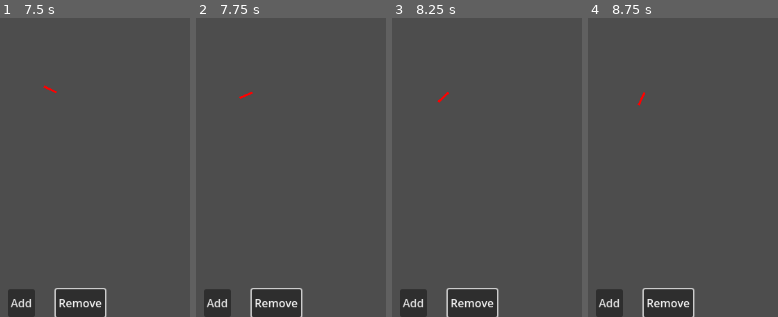
Above: before the commit, frames 1-4 (left to right).
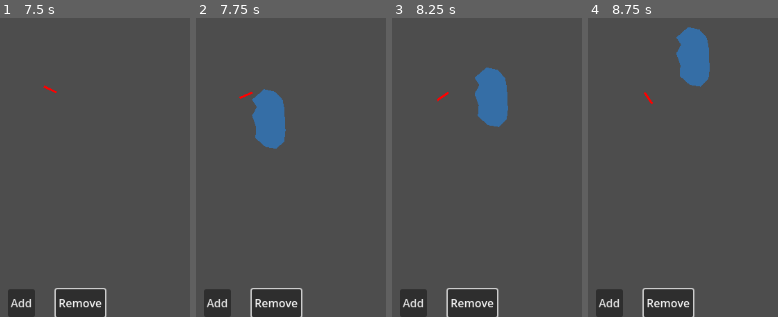
Above: after the commit, the same moments.

Repository: Steaf23/GMTK-2025
Game: Godot game, scene res://world.tscn
Two runs of this game, one before a commit and one after it. Both use one fixed random seed, a clock stepped at 60 frames per second and the inputs below.
Inputs (mouse positions are in pixels of both pictures, inside the frame that each line leads up to):
- Up to frame 1 (7.5 s): click "Add" at 0.5 s; click "Remove" at 1.25 s; click "Add" at 2 s; click "Remove" at 2.75 s; click "Add" at 3.5 s; click "Remove" at 4.25 s; tap Enter at 5, 7.25 s; move the mouse to (outside the picture) at 5.02 s; move the mouse to (outside the picture) at 5.77 s; tap Space at 6.5 s; move the mouse to (outside the picture) at 6.52 s; move the mouse to (17, 182) at 7.27 s
- Up to frame 2 (7.75 s): no input
- Up to frame 3 (8.25 s): move the mouse to (outside the picture) at 8.02 s
- Up to frame 4 (8.75 s): no input

Frame 1 is identical in both runs. In frame 2, 2.8% of the frame differs, in the area x 29-48%, y 23-44%; in frame 3, 2.9%; in frame 4, 2.9%, in the area x 25-65%, y 3-30%.

Commit message:
Started experimenting with strangulation mechanic

Diff:
--- /dev/null
+++ b/dragon/body_segment.gd
@@ -0,0 +1,20 @@
+extends CharacterBody2D
+
+
+@onready var leading: Node2D = null
+
+func update_position(leading: Node2D, follow_distance: float, speed: int, delta: float) -> bool:
+	self.leading = leading
+	var target = leading.global_position.direction_to(global_position) * follow_distance + leading.global_position
+
+	var direction = target - global_position
+	var distance = direction.length()
+
+	if distance < 1.0:
+		return false
+
+	var target_velocity = global_position.direction_to(target) * speed
+	velocity = velocity.lerp(target_velocity, 0.4)
+	#b.velocity = lerp(old_velocity, b.velocity, 0.1)
+	move_and_slide()
+	return true
--- a/dragon/body_segment.tscn
+++ b/dragon/body_segment.tscn
@@ -1,10 +1,13 @@
-[gd_scene load_steps=2 format=3 uid="uid://bbm74415xgith"]
+[gd_scene load_steps=3 format=3 uid="uid://bbm74415xgith"]
+
+[ext_resource type="Script" uid="uid://b5nvpu2dfv8x" path="res://dragon/body_segment.gd" id="1_ll60o"]
 
 [sub_resource type="CircleShape2D" id="CircleShape2D_aqk2v"]
 
-[node name="BodySegment" type="CharacterBody2D"]
+[node name="BodySegment" type="CharacterBody2D" groups=["segment"]]
 collision_mask = 2
 motion_mode = 1
+script = ExtResource("1_ll60o")
 
 [node name="Collision" type="CollisionShape2D" parent="."]
 shape = SubResource("CircleShape2D_aqk2v")
--- a/dragon/dragon.gd
+++ b/dragon/dragon.gd
@@ -9,8 +9,10 @@
 
 var eating_count = 0
 
+var strangle_points: PackedVector2Array = []
+
 func _ready() -> void:
-	for i in 10:
+	for i in 50:
 		add_segment()
 
 
@@ -22,18 +24,9 @@
 	var leading: Node2D = head
 	var idx = 0
 	for b in $Body.get_children():
-		var target = leading.global_position.direction_to(b.global_position) * follow_distance + leading.global_position
-
-		var direction = target - b.global_position
-		var distance = direction.length()
-
-		if distance < 1.0:
+		if not b.update_position(leading, follow_distance, cur_speed, delta):
 			break
 
-		var target_velocity = b.global_position.direction_to(target) * cur_speed
-		b.velocity = b.velocity.lerp(target_velocity, 0.4)
-		#b.velocity = lerp(old_velocity, b.velocity, 0.1)
-		b.move_and_slide()
 		leading = b
 		idx += 1
 
@@ -60,8 +53,12 @@
 
 
 func _on_mouth_area_entered(area: Area2D) -> void:
-	if not area.is_in_group(&"consumable") and area is not Consumable:
+	if area is Consumable:
+		consumable_entered_mouth(area)
 		return
+
+
+func consumable_entered_mouth(consumable: Consumable) -> void:
 
 	head.is_eating = true
 	speed_mult = 0.6
@@ -73,6 +70,60 @@
 	if not head.is_eating:
 		speed_mult = 1.0
 
-	if area:
-		area.owner.queue_free()
+	if consumable:
+		consumable.owner.queue_free()
 	add_segment()
+
+
+
+func _draw() -> void:
+	if strangle_points.is_empty():
+		return
+
+	var c = Color.DODGER_BLUE
+	c.a = 0.5
+	draw_colored_polygon(strangle_points, c)
+
+
+func _on_mouth_body_entered(body: Node2D) -> void:
+	if not body.is_in_group("segment"):
+		return
+
+	if not body.leading:
+		return
+	var entry_angle = body.global_position.direction_to(body.leading.global_position).angle_to(body.global_position.direction_to(head.global_position))
+	print(rad_to_deg(entry_angle))
+	if entry_angle < PI/2 and entry_angle > -PI/2:
+		return
+
+	strangle_points.clear()
+	strangle_points.append(to_local(head.global_position))
+	for s in $Body.get_children():
+		if s is not Node2D:
+			continue
+		strangle_points.append(to_local(s.global_position))
+
+		if body == s:
+			break
+
+	get_captured_consumables()
+	queue_redraw()
+
+
+func get_captured_consumables() -> void:
+	var space_state = get_world_2d().direct_space_state
+
+	# Use Convex or Concave shape depending on polygon type
+	var poly_shape = ConvexPolygonShape2D.new()
+	poly_shape.points = strangle_points
+
+	var shape_params = PhysicsShapeQueryParameters2D.new()
+	shape_params.shape = poly_shape
+	shape_params.transform = Transform2D(0, Vector2.ZERO) # Position in world
+	shape_params.collision_mask = 8
+
+	# Query physics space for bodies intersecting this polygon
+	var results = space_state.intersect_shape(shape_params, 32)
+
+	for r in results:
+		print("Found body: ", r.collider)
--- a/dragon/dragon.tscn
+++ b/dragon/dragon.tscn
@@ -25,10 +25,17 @@
 
 [node name="Mouth" type="Area2D" parent="Head/HeadPivot"]
 position = Vector2(10, 0)
+collision_layer = 7
+collision_mask = 7
 
 [node name="CollisionShape2D" type="CollisionShape2D" parent="Head/HeadPivot/Mouth"]
 shape = SubResource("CircleShape2D_tlwt5")
 
+[node name="Area2D" type="Area2D" parent="Head"]
+
+[node name="CollisionShape2D" type="CollisionShape2D" parent="Head/Area2D"]
+
 [node name="Body" type="Node2D" parent="."]
 
 [connection signal="area_entered" from="Head/HeadPivot/Mouth" to="." method="_on_mouth_area_entered"]
+[connection signal="body_entered" from="Head/HeadPivot/Mouth" to="." method="_on_mouth_body_entered"]
--- a/project.godot
+++ b/project.godot
@@ -18,6 +18,7 @@
 [global_group]
 
 consumable=""
+segment=""
 
 [physics]
 
--- /dev/null
+++ b/warrior.gd
@@ -0,0 +1 @@
+extends CharacterBody2D
--- a/warrior.tscn
+++ b/warrior.tscn
@@ -1,6 +1,7 @@
-[gd_scene load_steps=4 format=3 uid="uid://b7coq10u52ija"]
+[gd_scene load_steps=5 format=3 uid="uid://b7coq10u52ija"]
 
 [ext_resource type="Script" uid="uid://cc28b3oqnrpw0" path="res://consume_area.gd" id="1_bgok4"]
+[ext_resource type="Script" uid="uid://dgw8gislf8qdr" path="res://warrior.gd" id="1_pkbmn"]
 
 [sub_resource type="CapsuleShape2D" id="CapsuleShape2D_dvau4"]
 
@@ -8,7 +9,10 @@
 radius = 18.0278
 
 [node name="Warrior" type="CharacterBody2D"]
+collision_layer = 15
+collision_mask = 15
 motion_mode = 1
+script = ExtResource("1_pkbmn")
 
 [node name="CollisionShape2D" type="CollisionShape2D" parent="."]
 shape = SubResource("CapsuleShape2D_dvau4")
--- a/world.tscn
+++ b/world.tscn
@@ -51,7 +51,8 @@
 collision_mask = 7
 
 [node name="CollisionPolygon2D" type="CollisionPolygon2D" parent="Walls"]
-polygon = PackedVector2Array(-287, -180, -90, -285, 206, -264, 239, -118, 186, 24, 140, 91, -106, 95, -254, 63, -287, -180, -348, -169, -295, -59, -316, 59, -303, 141, 140, 204, 219, 143, 332, -3, 315, -198, 266, -340, 38, -363, -143, -363, -289, -299, -348, -169)
+position = Vector2(50, 0)
+polygon = PackedVector2Array(-373, -178, -279, -340, 627, -321, 634, 261, -379, 100, -373, -178, -468, -166, -529, 180, 692, 307, 734, -369, -421, -387, -468, -166)
 
 [node name="CanvasLayer" type="CanvasLayer" parent="."]
 
Not shown, added: dragon/body_segment.gd.uid
Not shown, added: warrior.gd.uid
